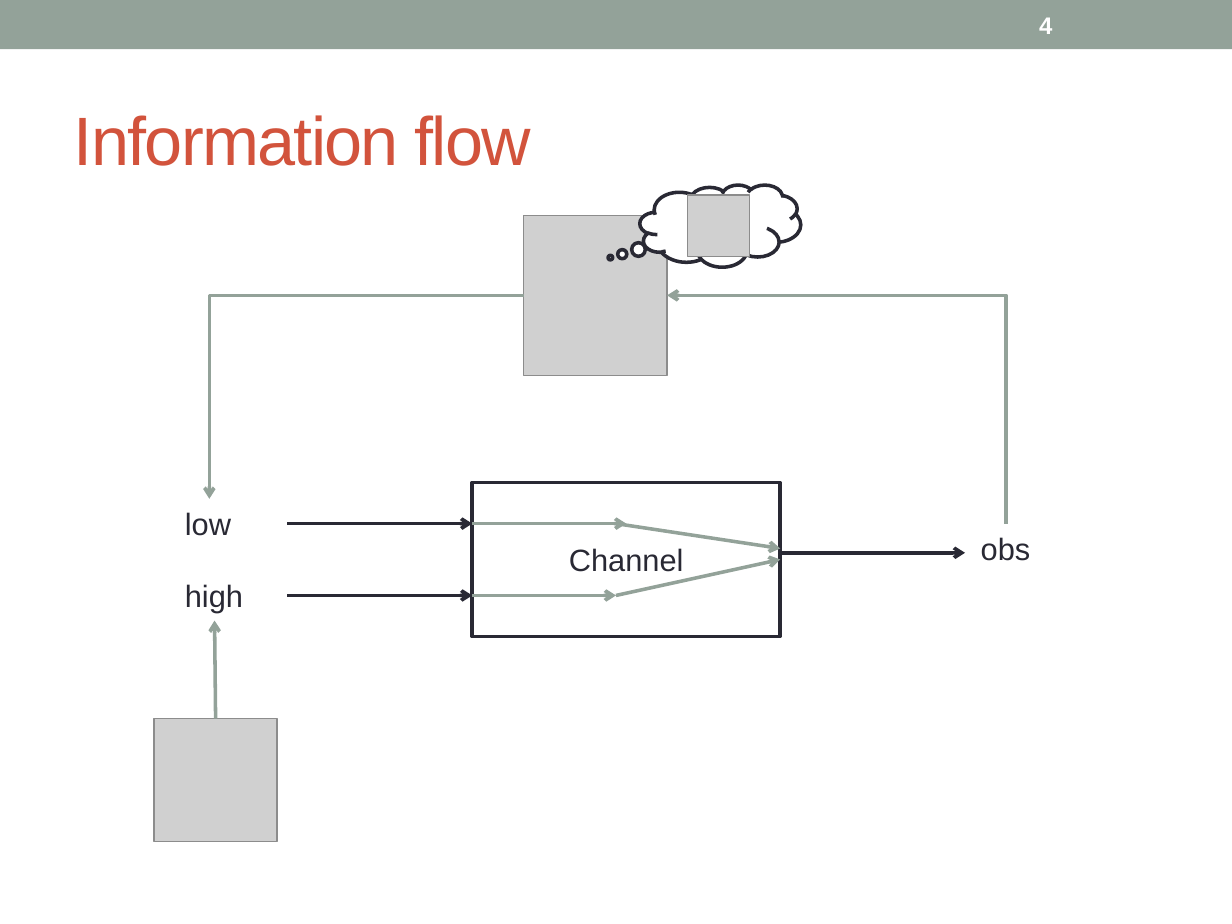
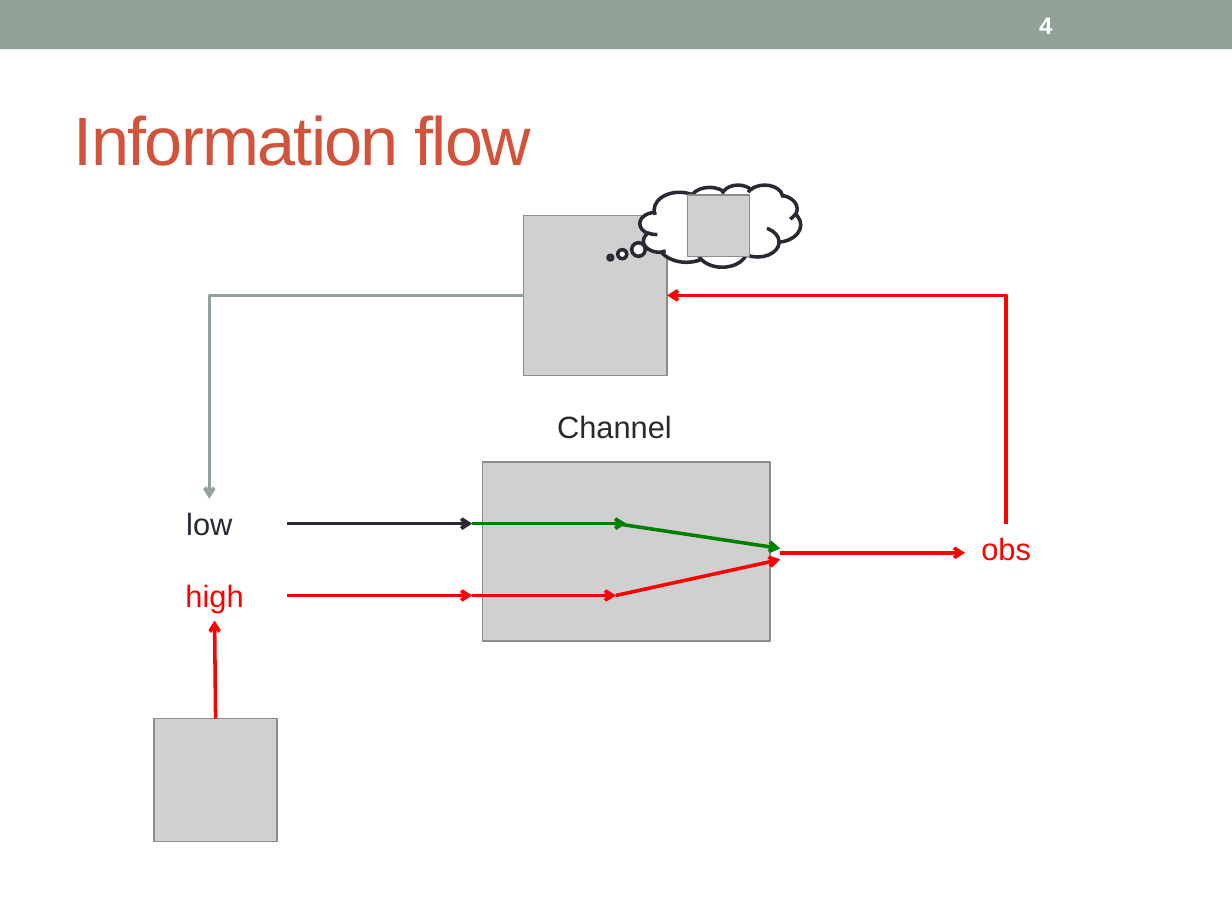
Before and after one commit to piotrm0/piotrm0.github.io, a slide deck: slide 4 of docs/mardziel15hcss.pres.pptx. Drawn at 1232x924 pixels with LibreOffice and Linux fonts; fonts in the diff are those of the drawing; grey boxes stand for pictures. Boxes give left, top, right and bottom in pixels: in the first picture for what was removed or moved away, otherwise in the second. Text is boxed around its words. In the diff, an @@ line names an element or a change of style, - is before the commit and + after.

```diff
--- a/docs/mardziel15hcss.pres.pptx
+++ b/docs/mardziel15hcss.pres.pptx
@@ elbow arrow (1007, 524) - (668, 296): stroke #93A299 2.08 pt to #FF0000 2.08 pt @@
@@ text "Channel": place and size @@
-text "Channel" at bbox=[472, 483, 780, 637]
+text "Channel" at bbox=[557, 415, 672, 439]
@@ text "Channel" at bbox=[557, 415, 672, 439]: vertical alignment middle to top; fill #FFFFFF to none; outline #292934 2.08 pt to none @@
@@ picture added at bbox=[483, 462, 770, 641] @@
@@ text "low" at bbox=[186, 512, 232, 536]: alignment left to centre @@
@@ arrow (472, 524) - (626, 524): stroke #93A299 2.08 pt to #008000 2.08 pt @@
@@ arrow (616, 524) - (780, 548): stroke #93A299 2.08 pt to #008000 2.08 pt @@
@@ text "obs" at bbox=[981, 537, 1031, 561]: text colour #292934 to #FF0000; alignment left to centre @@
@@ arrow (616, 595) - (780, 559): stroke #93A299 2.08 pt to #FF0000 2.08 pt @@
@@ arrow (780, 553) - (965, 553): stroke #292934 2.08 pt to #FF0000 2.08 pt @@
@@ text "high" at bbox=[185, 584, 243, 613]: text colour #292934 to #FF0000; alignment left to centre @@
@@ arrow (287, 595) - (472, 595): stroke #292934 2.08 pt to #FF0000 2.08 pt @@
@@ arrow (472, 595) - (616, 595): stroke #93A299 2.08 pt to #FF0000 2.08 pt @@
@@ arrow (216, 718) - (214, 621): stroke #93A299 2.08 pt to #FF0000 2.08 pt @@
```
Also in this commit, not shown: 39 other slides changed, 6 slides added, 2 slides removed, 1 other file.
